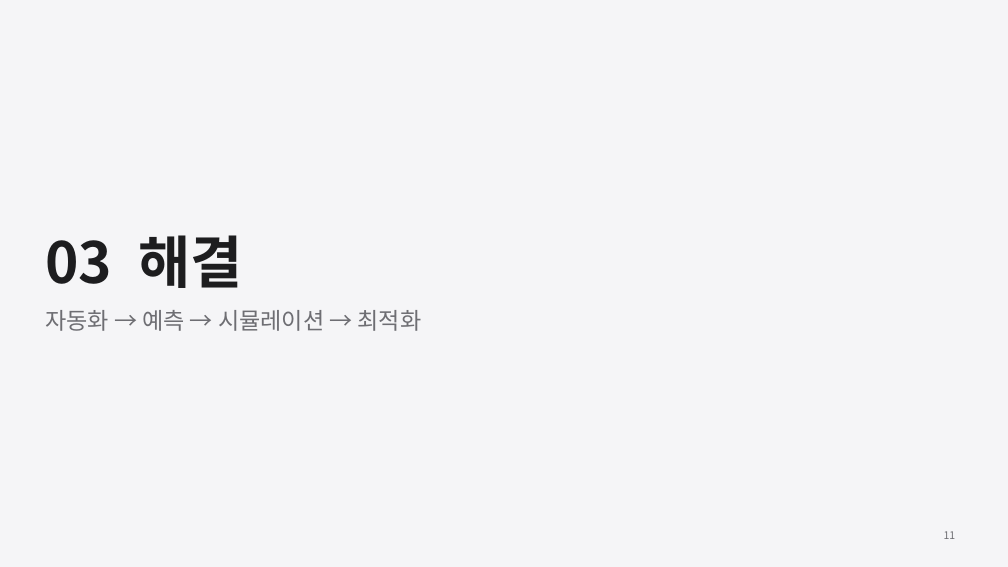
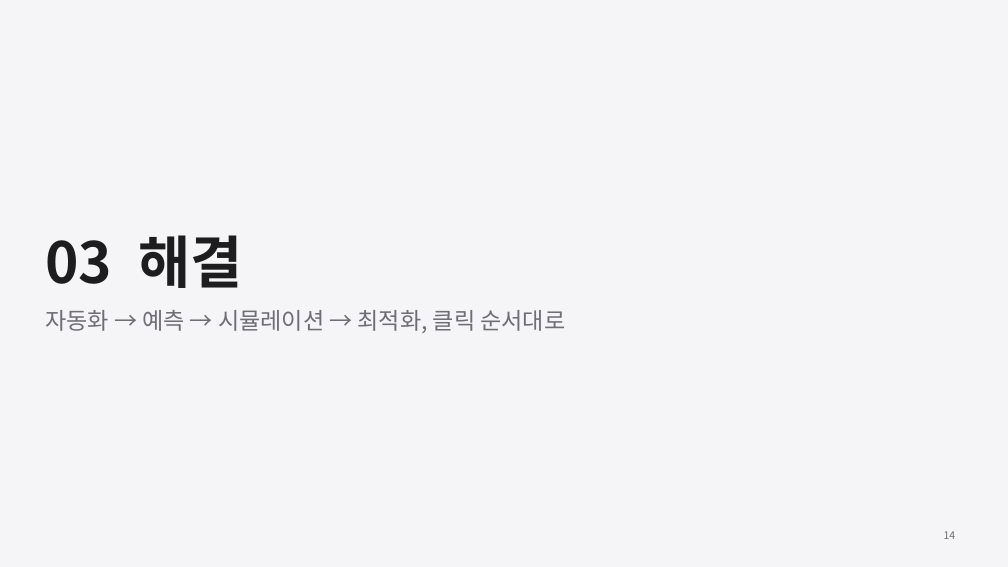
Before and after one commit to donchang07/work2, a slide deck: slide 14 of sensing-crm/docs/lecture/sensing-crm-demo.pptx (slide 11 before the commit). Drawn at 1008x567 pixels with LibreOffice and Linux fonts; fonts in the diff are those of the drawing. Boxes give left, top, right and bottom in pixels: in the first picture for what was removed or moved away, otherwise in the second. Text is boxed around its words. In the diff, an @@ line names an element or a change of style, - is before the commit and + after.

```diff
--- a/sensing-crm/docs/lecture/sensing-crm-demo.pptx
+++ b/sensing-crm/docs/lecture/sensing-crm-demo.pptx
@@ text at (45, 310, 565, 333): text changed @@
-자동화 → 예측 → 시뮬레이션 → 최적화
+자동화 → 예측 → 시뮬레이션 → 최적화, 클릭 순서대로
@@ page number at (944, 531, 956, 539): text changed @@
-11
+14
```
Also in this commit, not shown: 5 other slides changed, 16 slides added, 2 slides removed, 36 other files.
